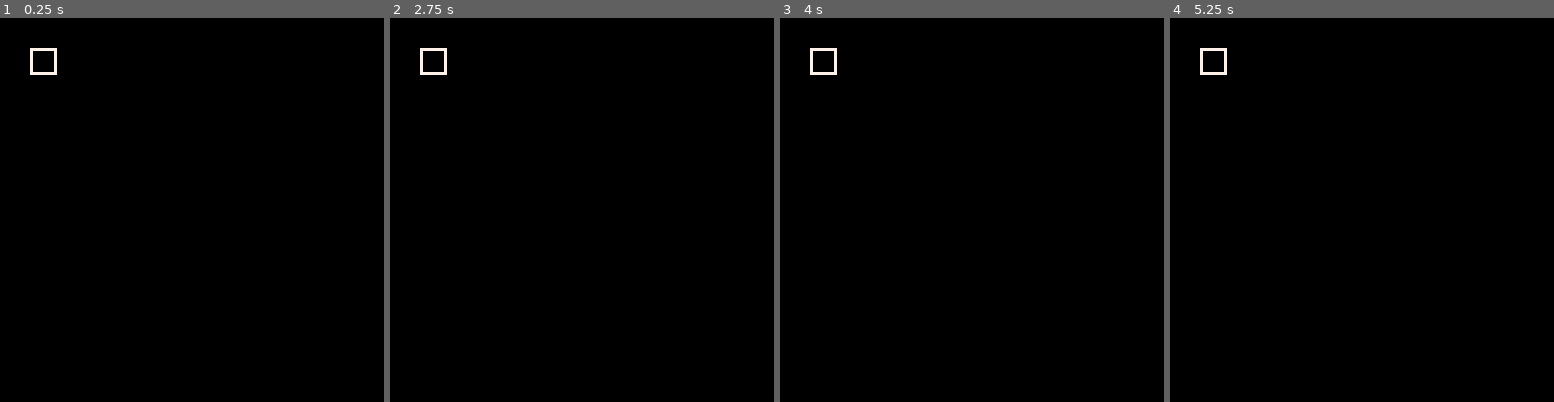
Above: before the commit, frames 1-4 (left to right).
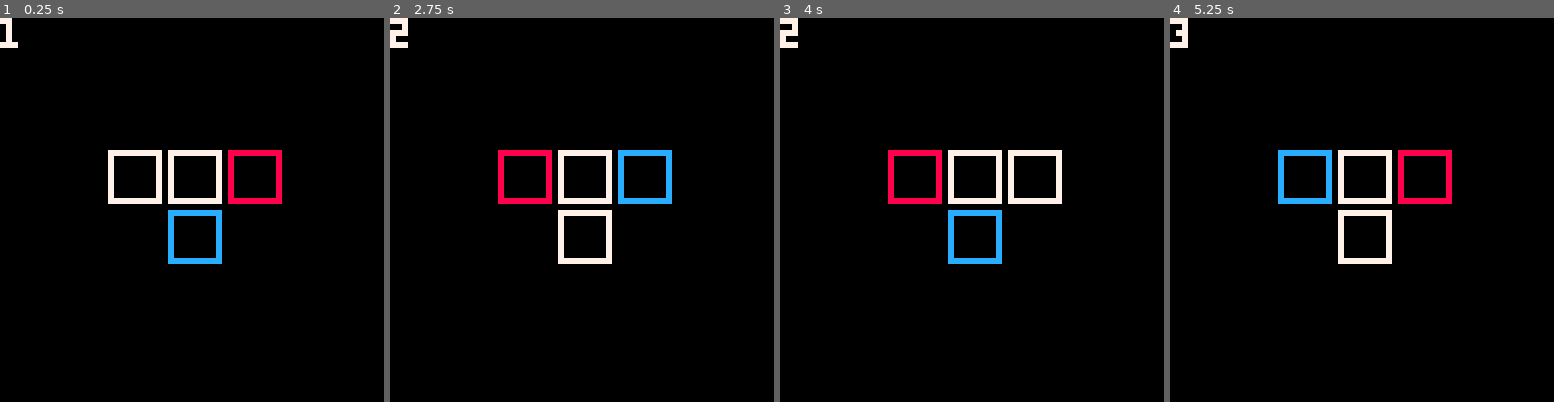
Above: after the commit, the same moments.

Repository: david-fletcher/tweetcarts
Game: PICO-8 cartridge tweettweetjam.p8
The game is run twice, just before and just after one commit, with the same random seed, the same clock (stepped at 60 frames per second) and the same inputs.
Inputs:
- Up to frame 1 (0.25 s): no input
- Up to frame 2 (2.75 s): hold Right 1.6-2.1 s; hold Up 2.15-2.42 s; hold Right from 2.47 s (still down)
- Up to frame 3 (4 s): release Right at 3.03 s; hold Left 3.08-3.58 s; hold Down 3.63-3.97 s
- Up to frame 4 (5.25 s): hold Right 4.02-4.68 s; hold Up 4.73-5.03 s; hold Left from 5.08 s (still down)

The runs differ from the first frame. In frame 1, 3.5% of the frame differs, in the area x 0-74%, y 0-65%; in frame 2, 3.6%; in frame 3, 3.6%; in frame 4, 3.6%.

Commit message:
initial work on tweettweetjam8

Diff:
--- a/tweettweetjam.p8
+++ b/tweettweetjam.p8
@@ -1,14 +1,29 @@
 pico-8 cartridge // http://www.pico-8.com
 version 39
 __lua__
+-- set pico8 to 64x64 mode
+poke(0x5f2c,3)
+
 -- draw a square
-function r (x,y) rect(x,y,x+8,y+8) end
+function r(x,y)rect(x,y,x+8,y+8)end
 
 -- draw a tetris block
-function b () end
+function z(x,y)r(x,y)r(x+10,y)r(x+20,y)r(x+10,y+10)end
+
+-- set variables
+c=color
+a={18,28,38,28}
+b={22,22,22,32}
+i=4p=0g=flr(rnd(4))+1
 
 -- game loop
 ::_::cls()
-color(7)
-r(10,10)
+c(7)z(18,22)?p
+c(8)r(a[g],b[g])c(12)r(a[i],b[i])
+if(btnp(0) and i>1 and i<4)i-=1
+if(btnp(1) and i<3)i+=1
+if(btnp(2) and i==4)i=2
+if(btnp(3) and i==2)i=4
+if(g==i)p+=1 g=flr(rnd(4))+1
+if(g==i)g+=1 g%=4 g+=1
 flip()goto _
